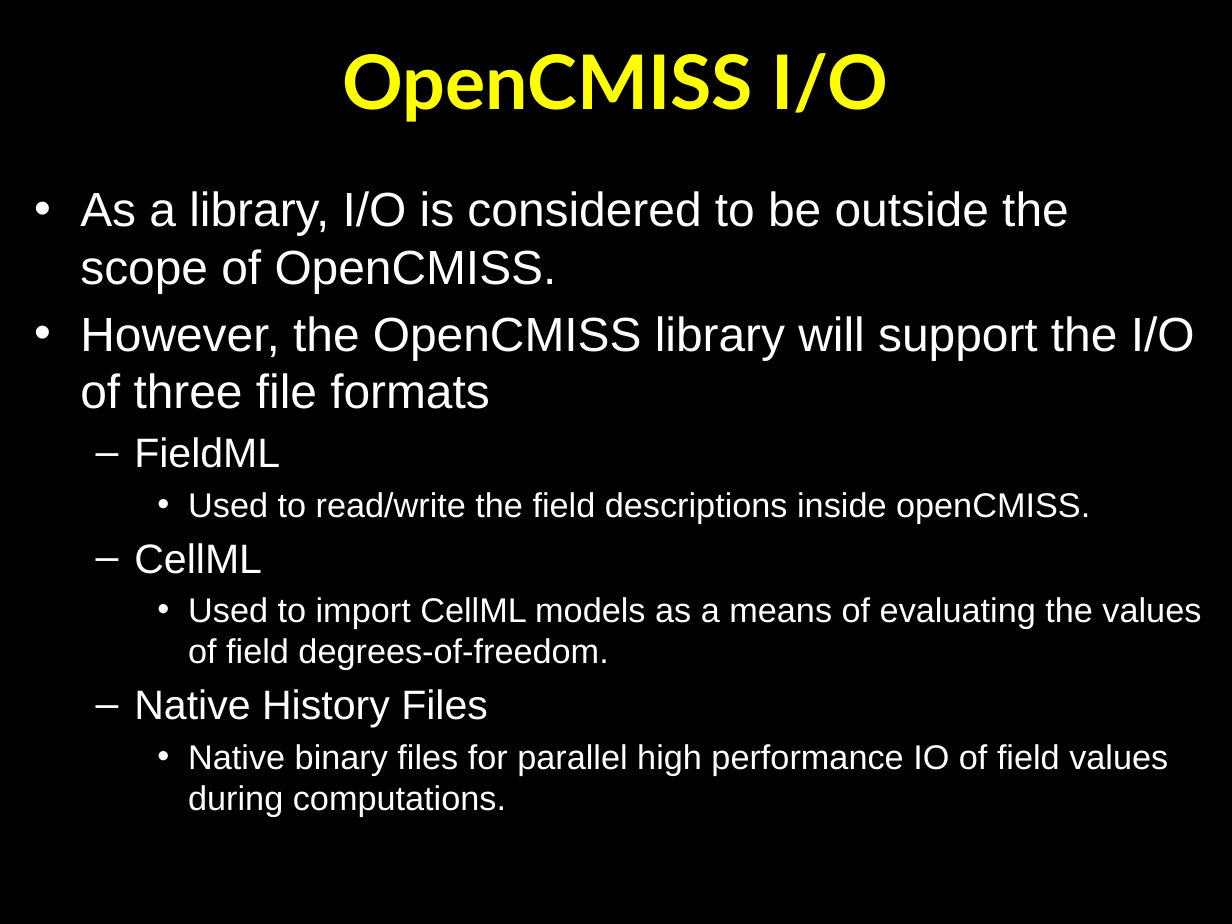
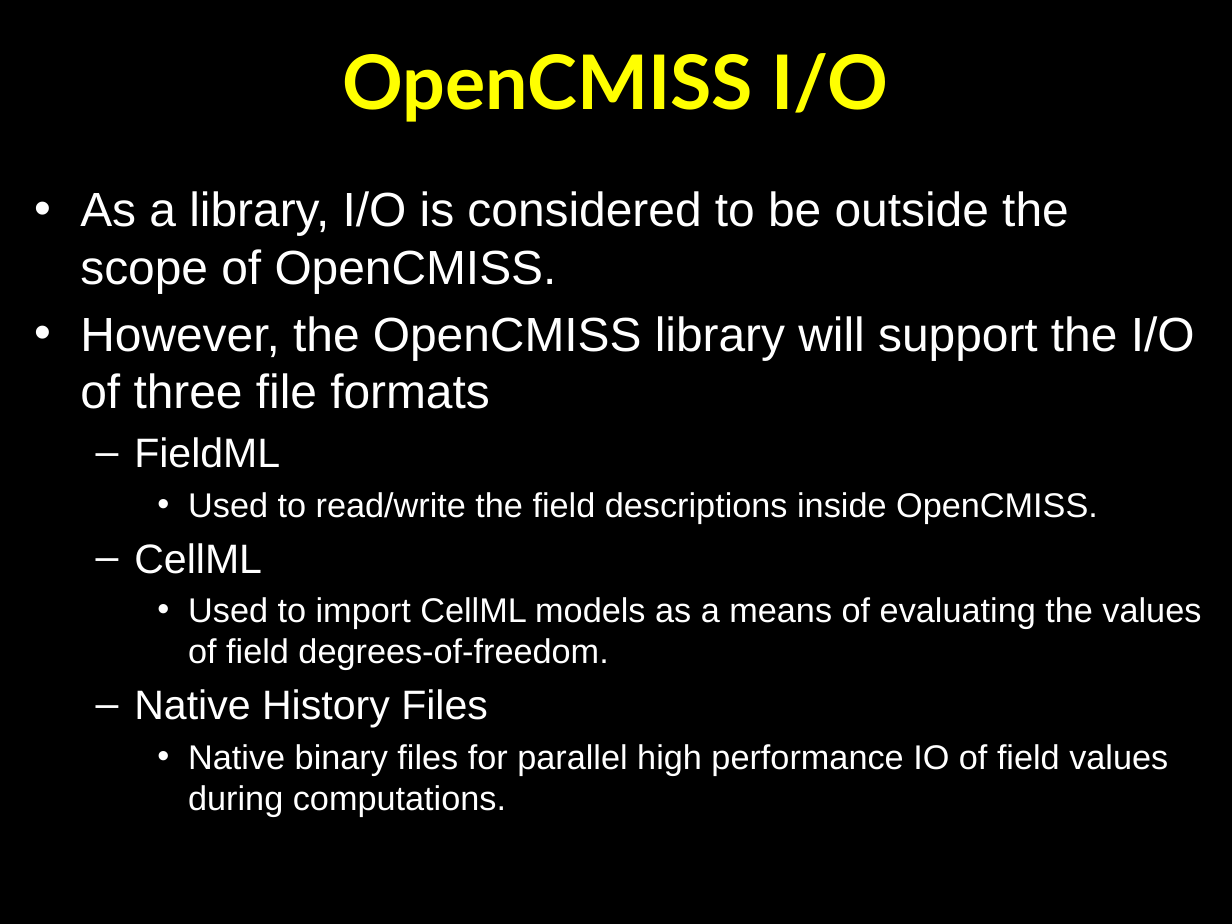
Before and after one commit to OpenCMISS/cm, a slide deck: slide 13 of doc/openCMISS.pptx (slide 14 before the commit). Drawn at 1232x924 pixels with LibreOffice and Linux fonts; fonts in the diff are those of the drawing. Boxes give left, top, right and bottom in pixels: in the first picture for what was removed or moved away, otherwise in the second. Text is boxed around its words. In the diff, an @@ line names an element or a change of style, - is before the commit and + after.

```diff
--- a/doc/openCMISS.pptx
+++ b/doc/openCMISS.pptx
@@ text at [188, 492, 1098, 523]: text changed @@
-    • Used to read/write the field descriptions inside openCMISS.
+    • Used to read/write the field descriptions inside OpenCMISS.
```
Also in this commit, not shown: 15 other slides changed, 2 slides added, 7 other files.
